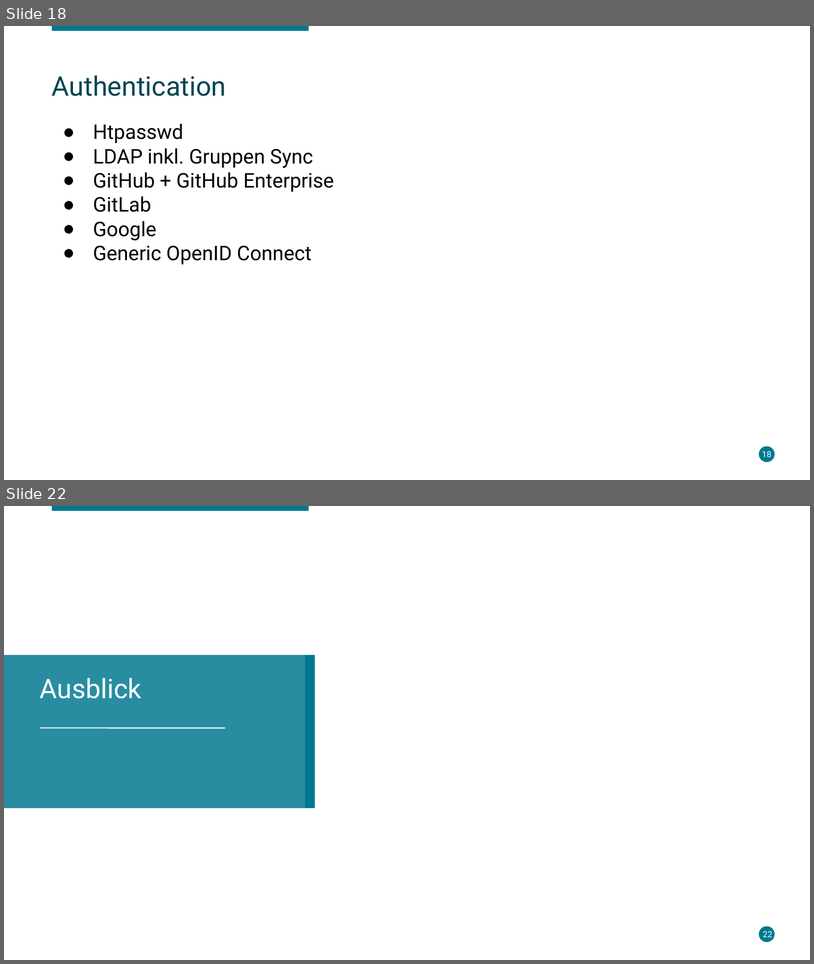
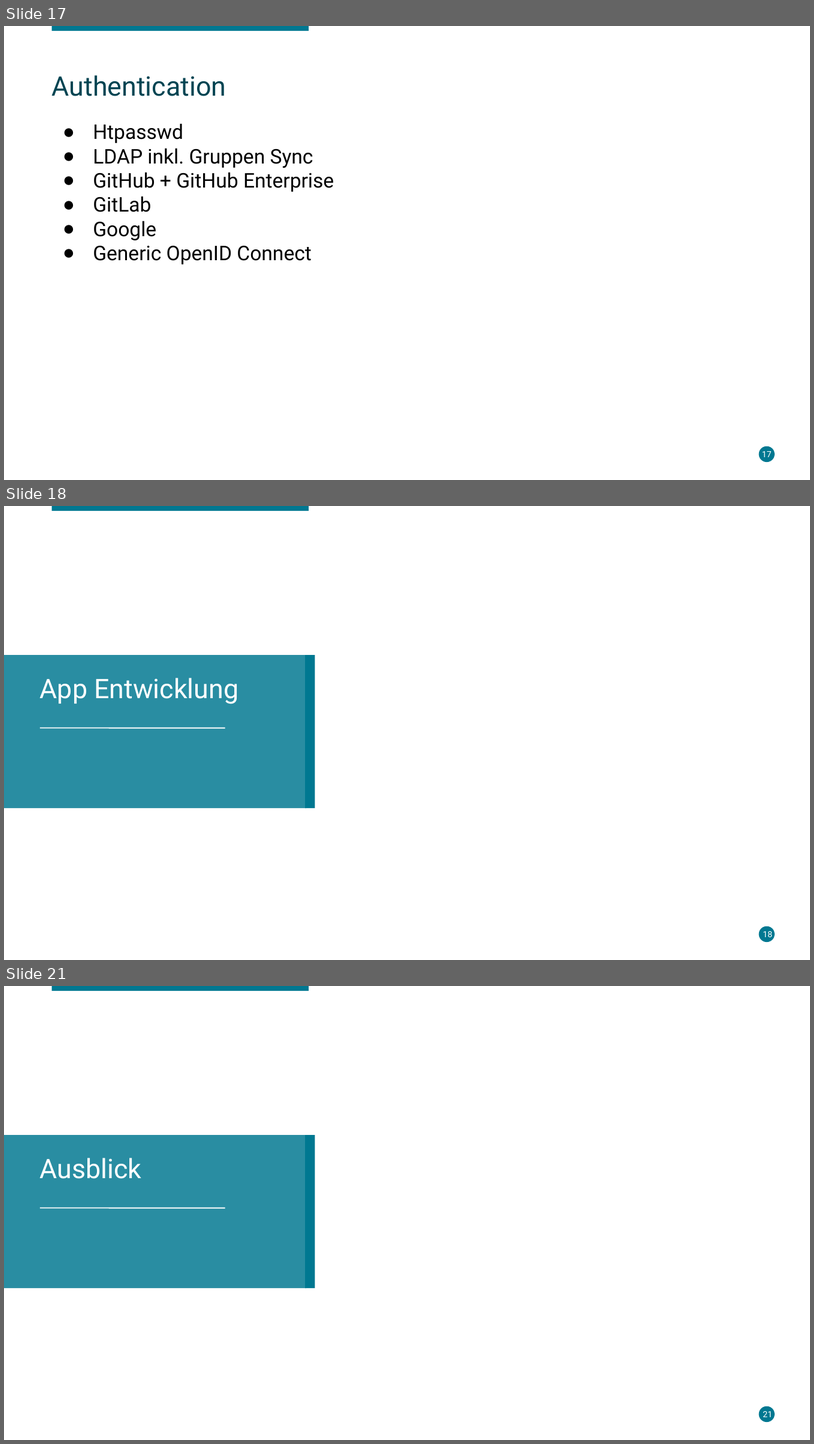
Before and after one commit to lukeelten/openshift-slac, a slide deck: Enterprise Container Management.odp. Shown one above the other, each under a label of ours: slides 18 and 22 before the commit, slides 17, 18 and 21 after it; the slides between them are not shown. The pictures are 814x964 and 814x1444 pixels, drawn with LibreOffice and Linux fonts; fonts in the diff are those of the drawing; background and template pictures are left out. Boxes give left, top, right and bottom in pixels: in the first picture for what was removed or moved away, otherwise in the second. Text is boxed around its words. In the diff, an @@ line names an element or a change of style, - is before the commit and + after.

```diff
--- a/Enterprise Container Management.odp
+++ b/Enterprise Container Management.odp
@@ slide 18 added at bbox=[4, 506, 810, 960], background #FFFFFF; not listed: 1 template element that a slide beside it also shows @@
@@ rectangle added at bbox=[51, 506, 309, 511], fill #007891 @@
@@ rectangle added at bbox=[4, 655, 306, 808], fill #007891 at 84% opacity @@
@@ rectangle added at bbox=[306, 655, 315, 808], fill #007891 @@
@@ text added at bbox=[40, 678, 239, 704], 24 pt, text #FFFFFF @@
+App Entwicklung
@@ line added from (40, 728) to (225, 728), #FFFFFF 0.99 pt @@
@@ ellipse added at bbox=[759, 926, 775, 942], fill #007891 @@
@@ page number added at bbox=[763, 931, 773, 937], 7.5 pt, text #FFFFFF @@
+18
@@ what was slide 18 is now slide 17 @@
@@ page number at bbox=[762, 451, 772, 457]: text changed @@
-18
+17
@@ what was slide 22 is now slide 21 @@
@@ page number at bbox=[763, 1411, 773, 1417]: text changed @@
-22
+21
```
Also in this commit, not shown: 1 slide changed, 2 other slides added, 4 slides removed.
